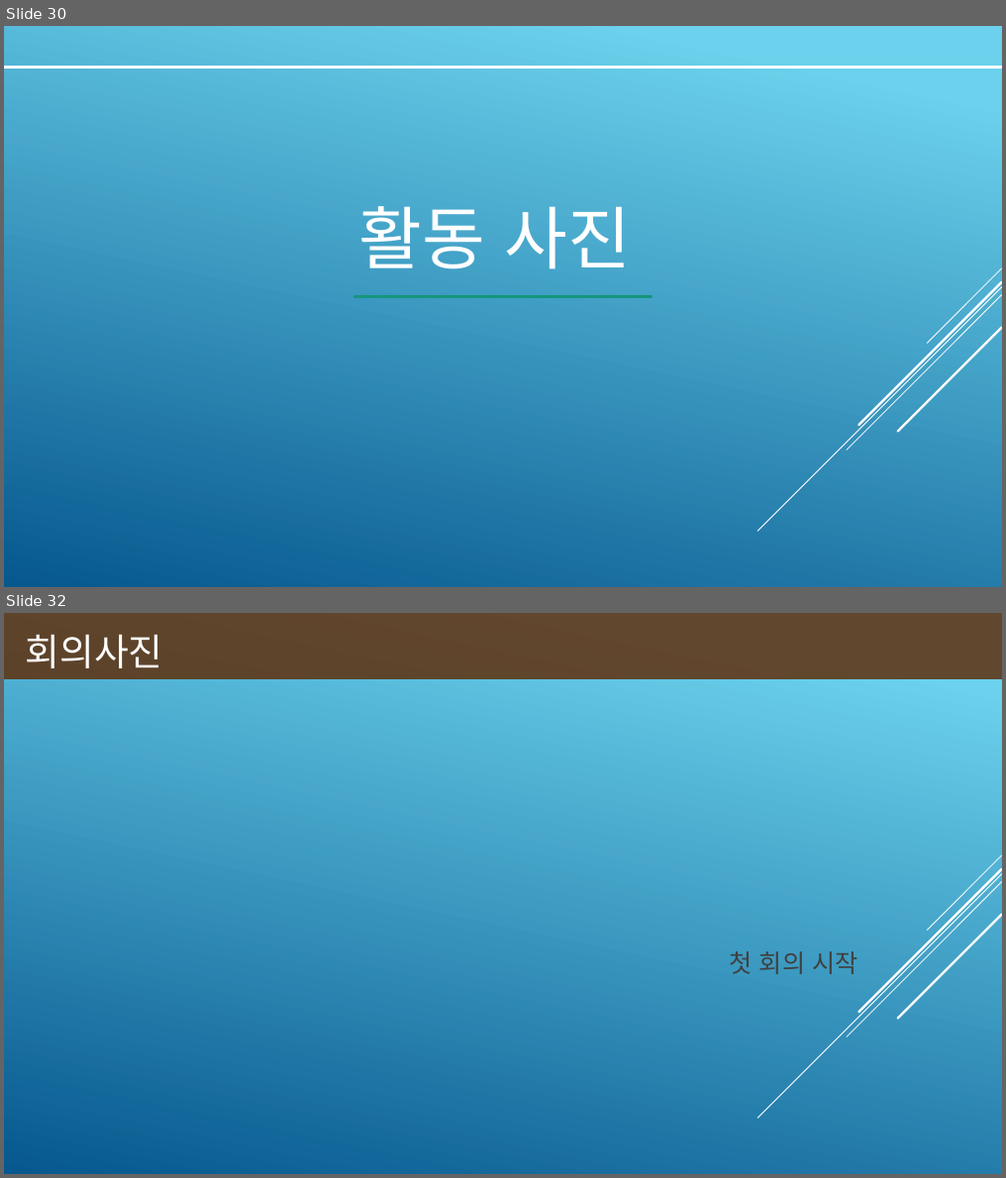
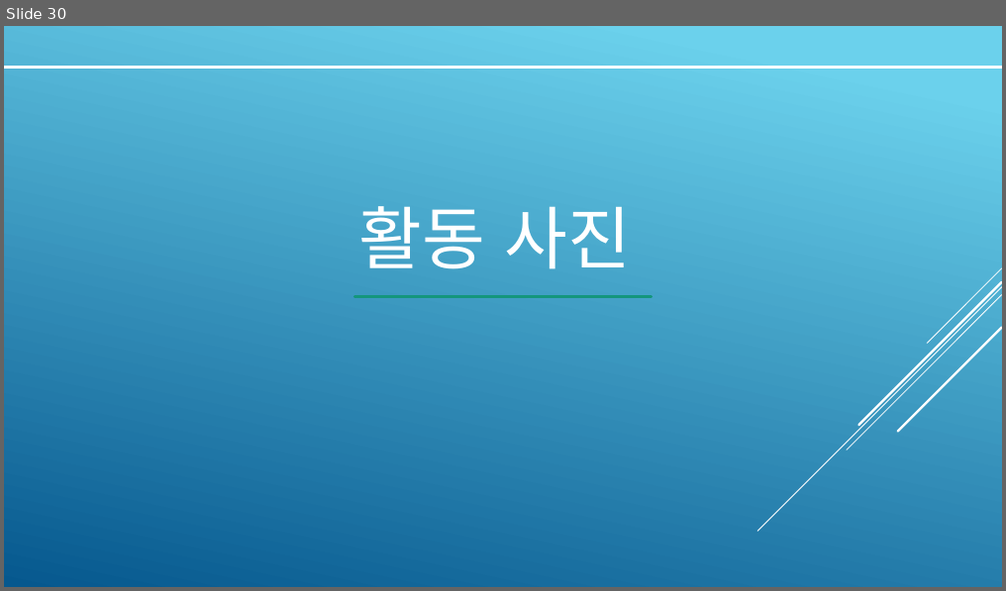
Before and after one commit to Hanbch/TravelHunter_document, a slide deck: document files/03_DB모델링/_DB설계_최종_PPT.pptx. Shown one above the other, each under a label of ours: slides 30 and 32 before the commit, slide 30 after it; the slides between them are not shown. The pictures are 1006x1178 and 1006x591 pixels, drawn with LibreOffice and Linux fonts; fonts in the diff are those of the drawing. Boxes give left, top, right and bottom in pixels: in the first picture for what was removed or moved away, otherwise in the second. Text is boxed around its words. In the diff, an @@ line names an element or a change of style, - is before the commit and + after.

```diff
--- a/document files/03_DB모델링/_DB설계_최종_PPT.pptx
+++ b/document files/03_DB모델링/_DB설계_최종_PPT.pptx
@@ slide 32 removed at [4,613,1002,1174], background gradient #6ED2EB to #06588E; not listed: 5 template elements that a slide beside it also shows @@
@@ rectangle removed at [4,613,1002,679] @@
-회의사진
@@ text removed at [730,952,857,974] @@
-첫 회의 시작
```
Also in this commit, not shown: 1 other slide removed, 7 other files.
